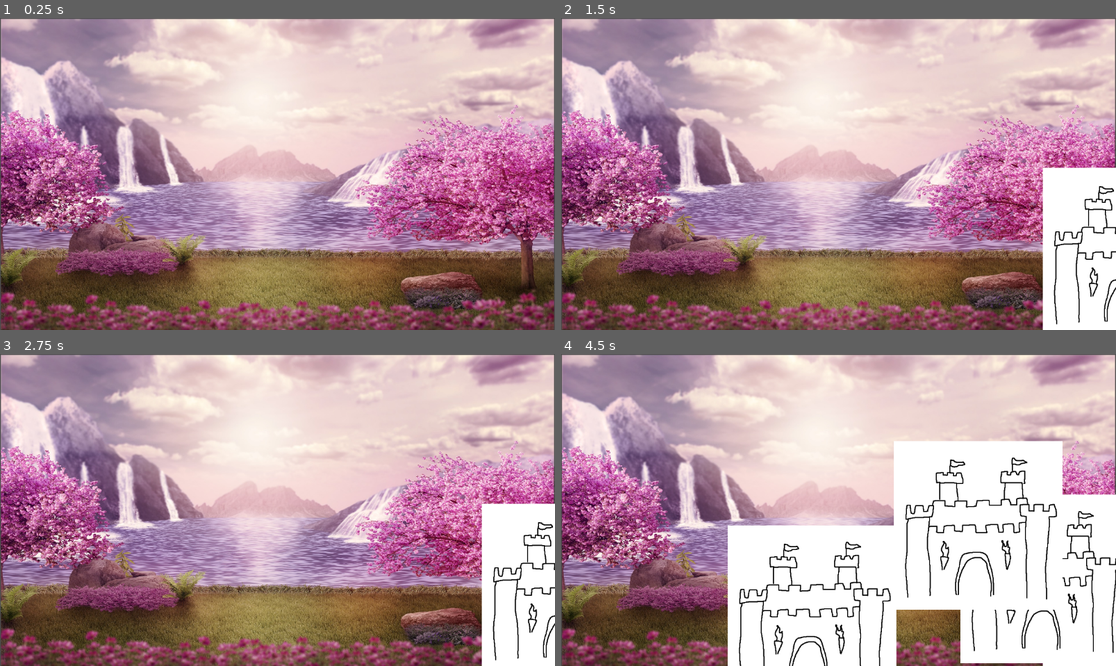
Above: before the commit, frames 1-4 (two rows, left to right).
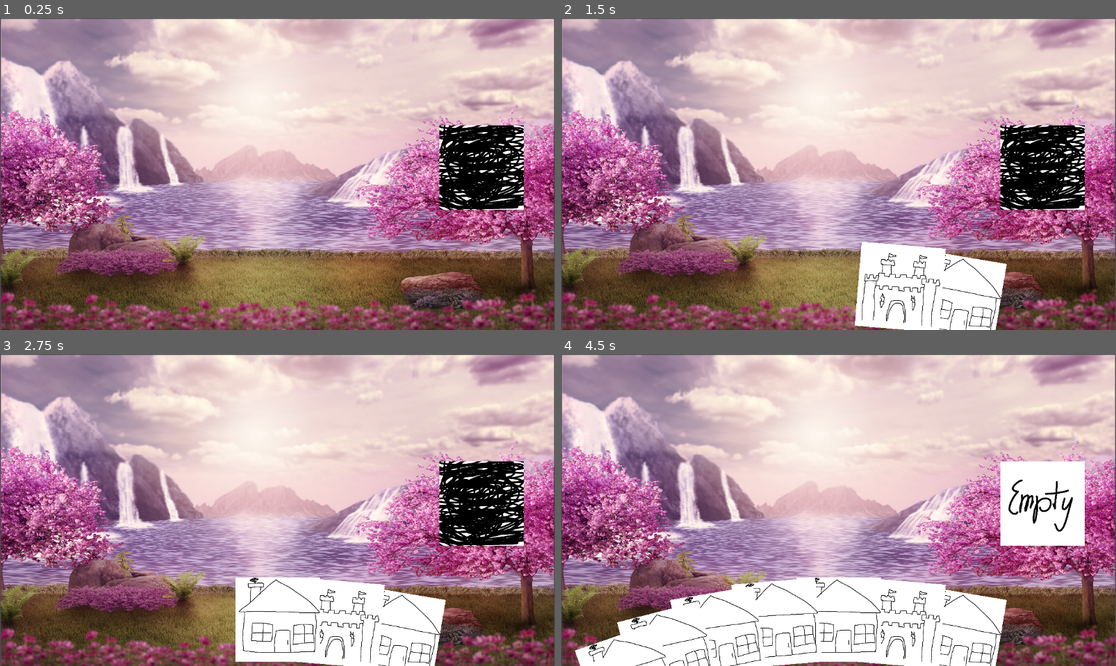
Above: after the commit, the same moments.

Repository: Reeyan283/ianCardGame
Game: Godot game, scene res://play_space.tscn
Same seed, same stepped clock (60 frames per second), same inputs: the game is played once before the commit and once after it.
Inputs (mouse positions are in pixels of both pictures, inside the frame that each line leads up to):
- Up to frame 1 (0.25 s): no input
- Up to frame 2 (1.5 s): click (1043, 167) at 0.52 s; click (1043, 167) at 1.27 s
- Up to frame 3 (2.75 s): click (482, 503) at 2.02 s
- Up to frame 4 (4.5 s): tap Enter at 2.75 s; move the mouse to (960, 494) at 2.77 s; tap Space (ui_select) at 2.85, 3.02, 3.32, 3.6, 3.77, 4.07, 4.25, 4.35 s; click (960, 494) at 2.92 s; move the mouse to (727, 525) at 3.52 s; click (727, 525) at 3.67 s; move the mouse to (894, 441) at 4.27 s; click (894, 441) at 4.42 s

The runs differ from the first frame. In frame 1, 4.1% of the frame differs, in the area x 79-95%, y 34-62%; in frame 2, 16%; in frame 3, 19%; in frame 4, 34%, in the area x 2-100%, y 27-100%.

Commit message:
Added draw deck and player hand

Diff:
--- /dev/null
+++ b/DrawDeck.gd
@@ -0,0 +1,30 @@
+extends TextureButton
+
+@export var draw_card_list: Array =  [
+	"castle",
+	"house",
+	"house",
+	"house",
+	"house",
+	"house",
+	"house",
+	"house"
+]
+
+var deck_size = draw_card_list.size()
+
+# Called when the node enters the scene tree for the first time.
+func _ready():
+	scale *= $'../../'.CARD_SIZE/size
+	pass # Replace with function body.
+
+
+func _gui_input(event):
+	if Input.is_action_just_released("ui_select"):
+		if deck_size > 0:
+			var drawn_card = $'../../'.draw_card(draw_card_list, deck_size)
+			draw_card_list.erase(drawn_card)
+			deck_size -= 1
+
+			if deck_size <= 0:
+				disabled = true
--- a/assets/cards/card_database.gd
+++ b/assets/cards/card_database.gd
@@ -1,6 +1,8 @@
-enum {castle}
+enum {castle, house}
 
 const DATA = {
 	castle :
+		["basic"],
+	house :
 		["basic"]
 }
--- a/assets/cards/player_hand.gd
+++ b/assets/cards/player_hand.gd
@@ -1,3 +1,4 @@
-const CARD_LIST = [
-	"castle"
+@export var current_card_list: Array =  [
+	"castle",
+	"house"
 ]
--- a/play_space.gd
+++ b/play_space.gd
@@ -2,6 +2,18 @@
 
 const CARD_BASE = preload("res://cards/card_base.tscn")
 const PLAYER_HAND = preload("res://assets/cards/player_hand.gd")
+var player_hand = PLAYER_HAND.new()
+
+const CARD_SIZE = Vector2(175, 175)
+
+var card_selected = []
+@onready var deck_size = player_hand.current_card_list.size()
+
+@onready var hand_oval_center: Vector2 = Vector2(get_viewport().size.x, get_viewport().size.y) * Vector2(.5, 1.25)
+@onready var hand_oval_major_radius: int = get_viewport().size.x * 0.45
+@onready var hand_oval_minor_radius: int = get_viewport().size.y * 0.4
+var hand_oval_angle: float = deg_to_rad(90) -0.5
+var hand_oval_angle_vector = Vector2()
 
 # Called when the node enters the scene tree for the first time.
 func _ready():
@@ -12,9 +24,16 @@
 #func _process(delta):
 #	pass
 
-func _input(event):
-	if Input.is_action_just_released("ui_select"):
-		var new_card = CARD_BASE.instantiate()
-		new_card.card_name = "castle"
-		new_card.position = get_global_mouse_position()
-		$Cards.add_child(new_card)
+func draw_card(deck : Array, deck_size : int) -> String:
+	var new_card = CARD_BASE.instantiate()
+	card_selected = randi() % deck_size
+
+	new_card.card_name = deck[card_selected]
+	hand_oval_angle_vector = Vector2(hand_oval_major_radius * cos(hand_oval_angle), -hand_oval_minor_radius * sin(hand_oval_angle))
+	new_card.position = hand_oval_center + hand_oval_angle_vector - Vector2(new_card.size.x *.5, new_card.size.y *.5)
+	new_card.scale *= CARD_SIZE/new_card.size
+	new_card.rotation = (deg_to_rad(90) - hand_oval_angle)/3
+	$Cards.add_child(new_card)
+	hand_oval_angle += 0.25
+
+	return new_card.card_name
--- a/play_space.tscn
+++ b/play_space.tscn
@@ -1,7 +1,10 @@
-[gd_scene load_steps=3 format=3 uid="uid://cbtqfl8urr44l"]
+[gd_scene load_steps=6 format=3 uid="uid://cbtqfl8urr44l"]
 
 [ext_resource type="Script" path="res://play_space.gd" id="1_1f80y"]
 [ext_resource type="Texture2D" uid="uid://c7mca7jcudab" path="res://assets/backgrounds/bg.jpg" id="2_5q7mh"]
+[ext_resource type="Texture2D" uid="uid://b2irq0f3xkld" path="res://assets/cards/back.png" id="3_nnov3"]
+[ext_resource type="Texture2D" uid="uid://bai8rmc36ouyx" path="res://assets/board/empty_deck.png" id="4_m63wi"]
+[ext_resource type="Script" path="res://DrawDeck.gd" id="5_cfhi0"]
 
 [node name="PlaySpace" type="Node2D"]
 script = ExtResource("1_1f80y")
@@ -12,3 +15,17 @@
 position = Vector2(576, 329)
 scale = Vector2(0.597917, 0.580817)
 texture = ExtResource("2_5q7mh")
+
+[node name="Deck" type="Node2D" parent="."]
+
+[node name="DrawDeck" type="TextureButton" parent="Deck"]
+offset_left = 912.0
+offset_top = 223.0
+offset_right = 1392.0
+offset_bottom = 703.0
+texture_normal = ExtResource("3_nnov3")
+texture_pressed = ExtResource("3_nnov3")
+texture_hover = ExtResource("3_nnov3")
+texture_disabled = ExtResource("4_m63wi")
+stretch_mode = 0
+script = ExtResource("5_cfhi0")
Binary file added: assets/board/empty_deck.png
Not shown, added: assets/board/empty_deck.png.import
Binary file added: assets/cards/back.png
Not shown, added: assets/cards/back.png.import
Binary file added: assets/cards/basic/house.png
Not shown, added: assets/cards/basic/house.png.import
Not shown, added: pla4AF2.tmp
Not shown, added: pla504F.tmp
Not shown, added: pla6BAB.tmp
Not shown, added: pla9290.tmp
